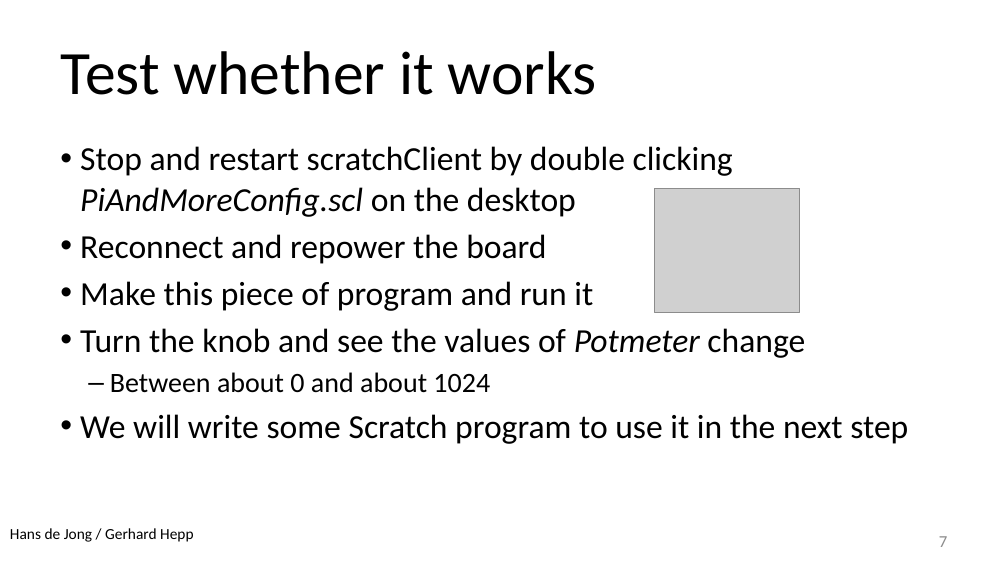
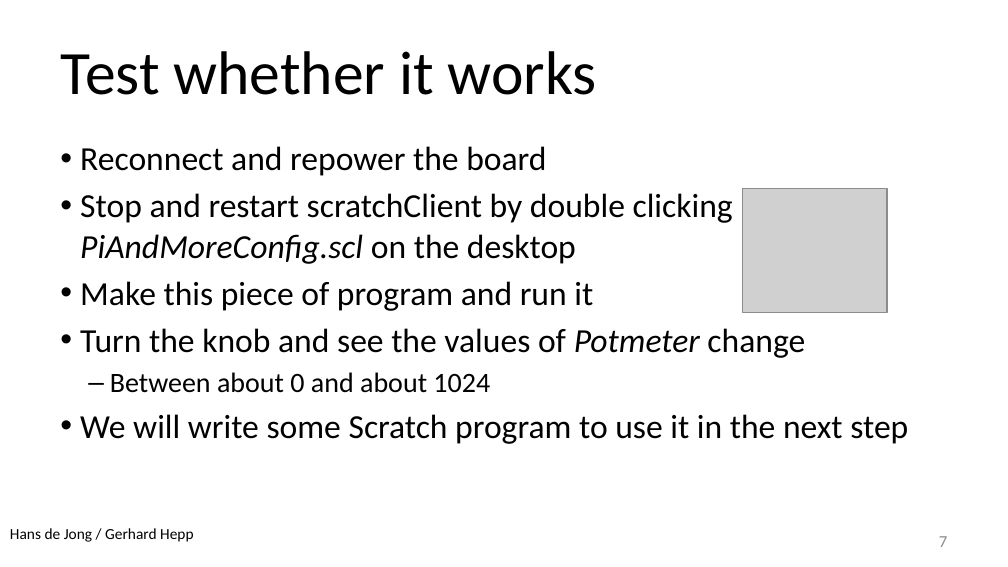
Before and after one commit to hansdejongehv/Weekendschool-PiAndMore, a slide deck: slide 7 of PiAndMore/UK---English/Part-1--Breadboard/PiAndMore workshop physical computing with Arduino - part 1 - Intermediate.v0.15.pptx. Drawn at 1008x567 pixels with LibreOffice and Linux fonts; fonts in the diff are those of the drawing; grey boxes stand for pictures; background and template pictures are left out. Boxes give left, top, right and bottom in pixels: in the first picture for what was removed or moved away, otherwise in the second. Text is boxed around its words. In the diff, an @@ line names an element or a change of style, - is before the commit and + after.

```diff
--- a/PiAndMore/UK---English/Part-1--Breadboard/PiAndMore workshop physical computing with Arduino - part 1 - Intermediate.v0.15.pptx
+++ b/PiAndMore/UK---English/Part-1--Breadboard/PiAndMore workshop physical computing with Arduino - part 1 - Intermediate.v0.15.pptx
@@ text at (80,146,546,176): paragraph added @@
+• Reconnect and repower the board
@@ picture: place and size @@
-picture at (655,188,800,312)
+picture at (742,188,887,312)
@@ text at (80,234,546,264): paragraph removed @@
-• Reconnect and repower the board
```
Also in this commit, not shown: 6 other slides changed.
